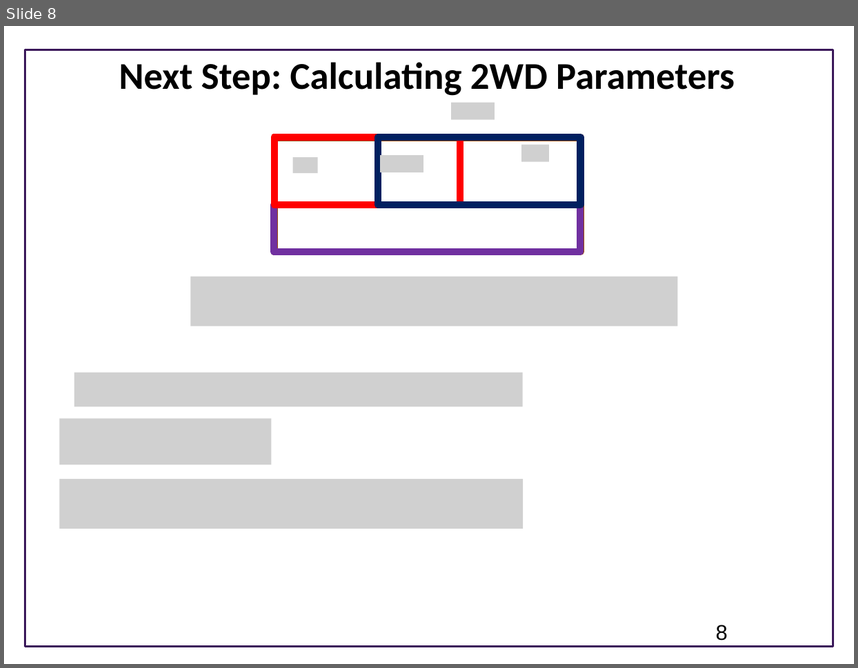
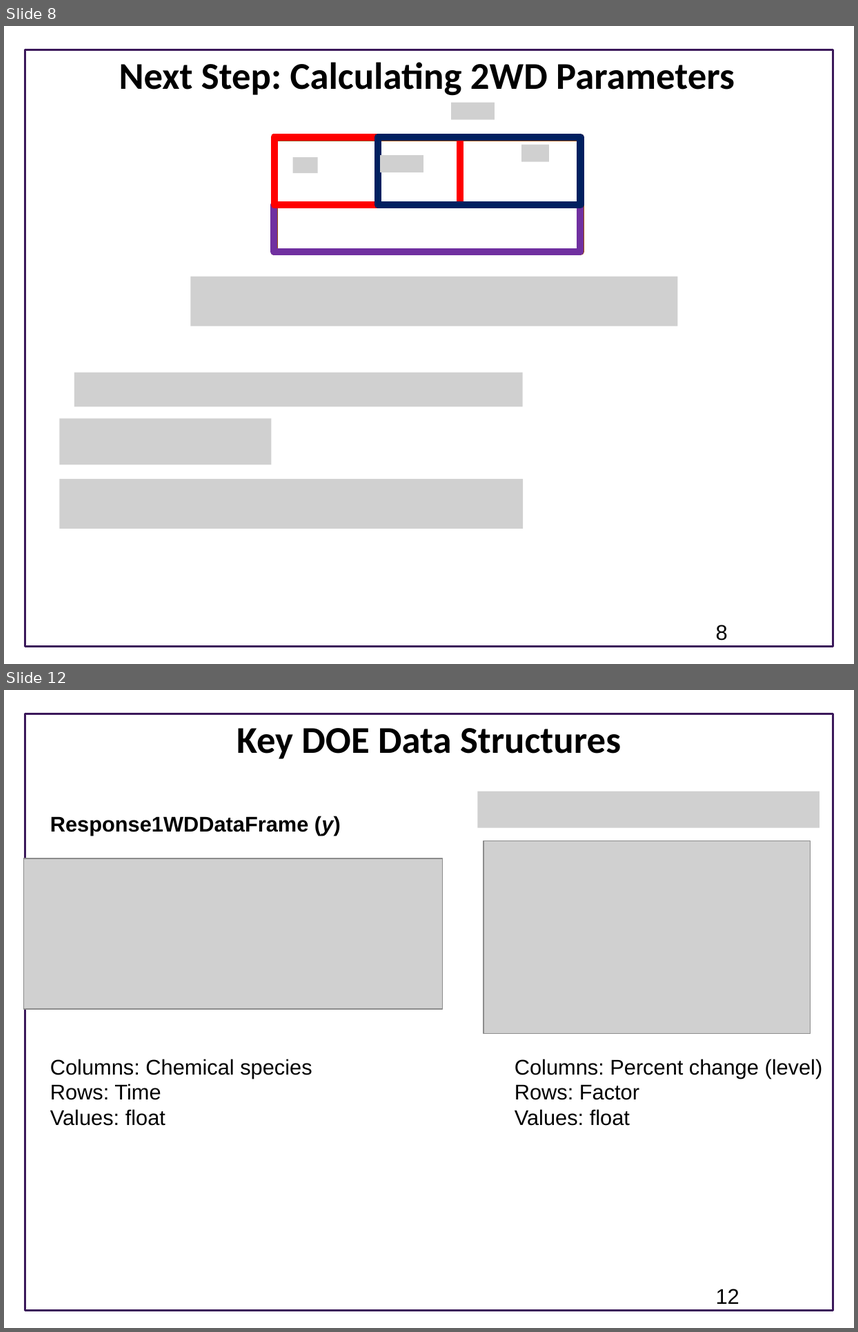
Before and after one commit to ModelEngineering/BIOEN-437, a slide deck: Lectures/Design-Of-Experiments/doe_programming.pptx. Shown one above the other, each under a label of ours: slide 8 before the commit, slides 8 and 12 after it; the slides between them are not shown. The pictures are 858x668 and 858x1332 pixels, drawn with LibreOffice and Linux fonts; fonts in the diff are those of the drawing; grey boxes stand for pictures; background and template pictures are left out. Boxes give left, top, right and bottom in pixels: in the first picture for what was removed or moved away, otherwise in the second. Text is boxed around its words. In the diff, an @@ line names an element or a change of style, - is before the commit and + after.

```diff
--- a/Lectures/Design-Of-Experiments/doe_programming.pptx
+++ b/Lectures/Design-Of-Experiments/doe_programming.pptx
@@ slide 12 added at (4, 690, 854, 1328), background #FFFFFF; not listed: 1 template element that a slide beside it also shows @@
@@ title added at (237, 728, 621, 759), 32 pt, text #000000, bold @@
+Key DOE Data Structures
@@ picture added at (477, 791, 819, 828) @@
@@ text added at (50, 816, 341, 836), 18 pt, text #000000, bold @@
+Response1WDDataFrame (y)
@@ picture added at (484, 841, 811, 1034) @@
@@ picture added at (23, 858, 443, 1009) @@
@@ text added at (50, 1058, 312, 1125), 18 pt, text #000000 @@
+Columns: Chemical species
+Rows: Time
+Values: float
@@ text added at (515, 1058, 823, 1125), 18 pt, text #000000 @@
+Columns: Percent change (level)
+Rows: Factor
+Values: float
@@ page number added at (716, 1288, 740, 1303), 18 pt, text #000000 @@
+12
```
Also in this commit, not shown: 1 slide changed, 7 other slides added, 1 slide removed, 7 other files.
